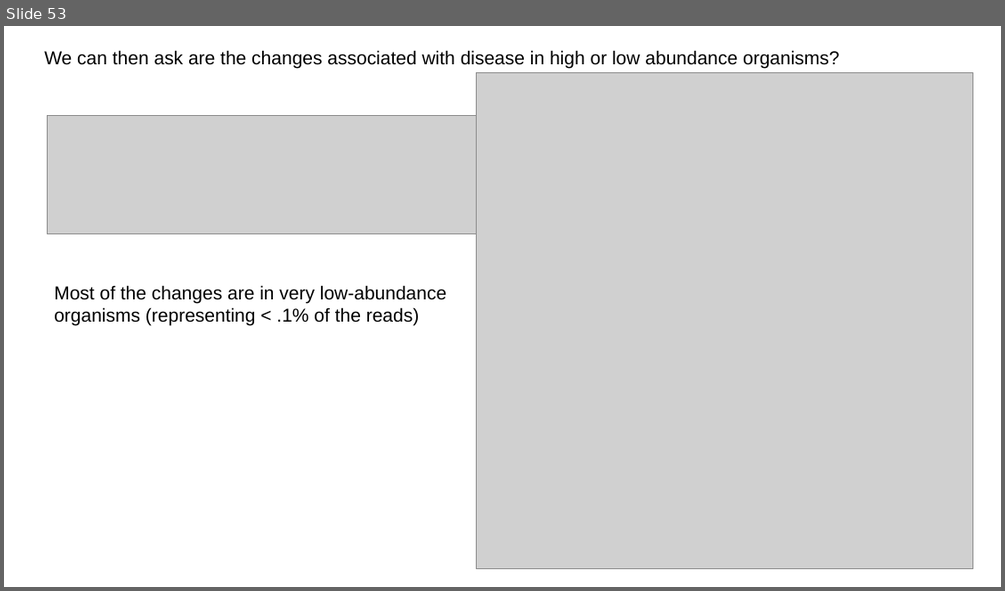
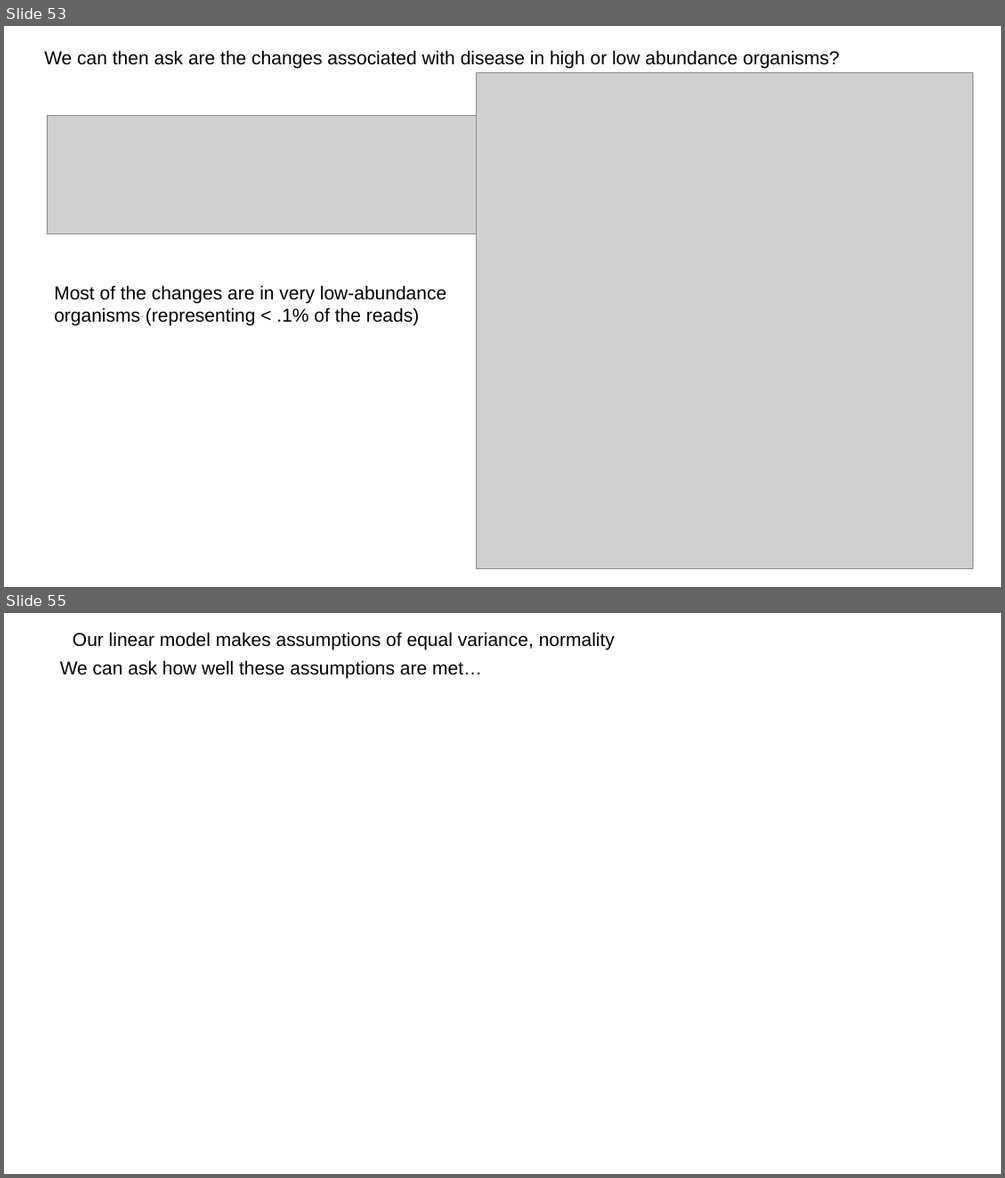
Before and after one commit to afodor/afodor.github.io, a slide deck: classes/ChapelHill2016/ChapelHillWorkshop_Fodor.pptx. Shown one above the other, each under a label of ours: slide 53 before the commit, slides 53 and 55 after it; the slides between them are not shown. The pictures are 1005x591 and 1005x1178 pixels, drawn with LibreOffice and Linux fonts; fonts in the diff are those of the drawing; grey boxes stand for pictures. Boxes give left, top, right and bottom in pixels: in the first picture for what was removed or moved away, otherwise in the second. Text is boxed around its words. In the diff, an @@ line names an element or a change of style, - is before the commit and + after.

Commit message:
add normality assumptions

```diff
--- a/classes/ChapelHill2016/ChapelHillWorkshop_Fodor.pptx
+++ b/classes/ChapelHill2016/ChapelHillWorkshop_Fodor.pptx
@@ slide 55 added at <box>4,613,1001,1174</box>, background #FFFFFF @@
@@ text added at <box>73,632,615,649</box>, 18 pt, text #000000 @@
+Our linear model makes assumptions of equal variance, normality
@@ text added at <box>60,660,482,679</box>, 18 pt, text #000000 @@
+We can ask how well these assumptions are met…
```
Also in this commit, not shown: 6 slides changed, 15 other slides added.
